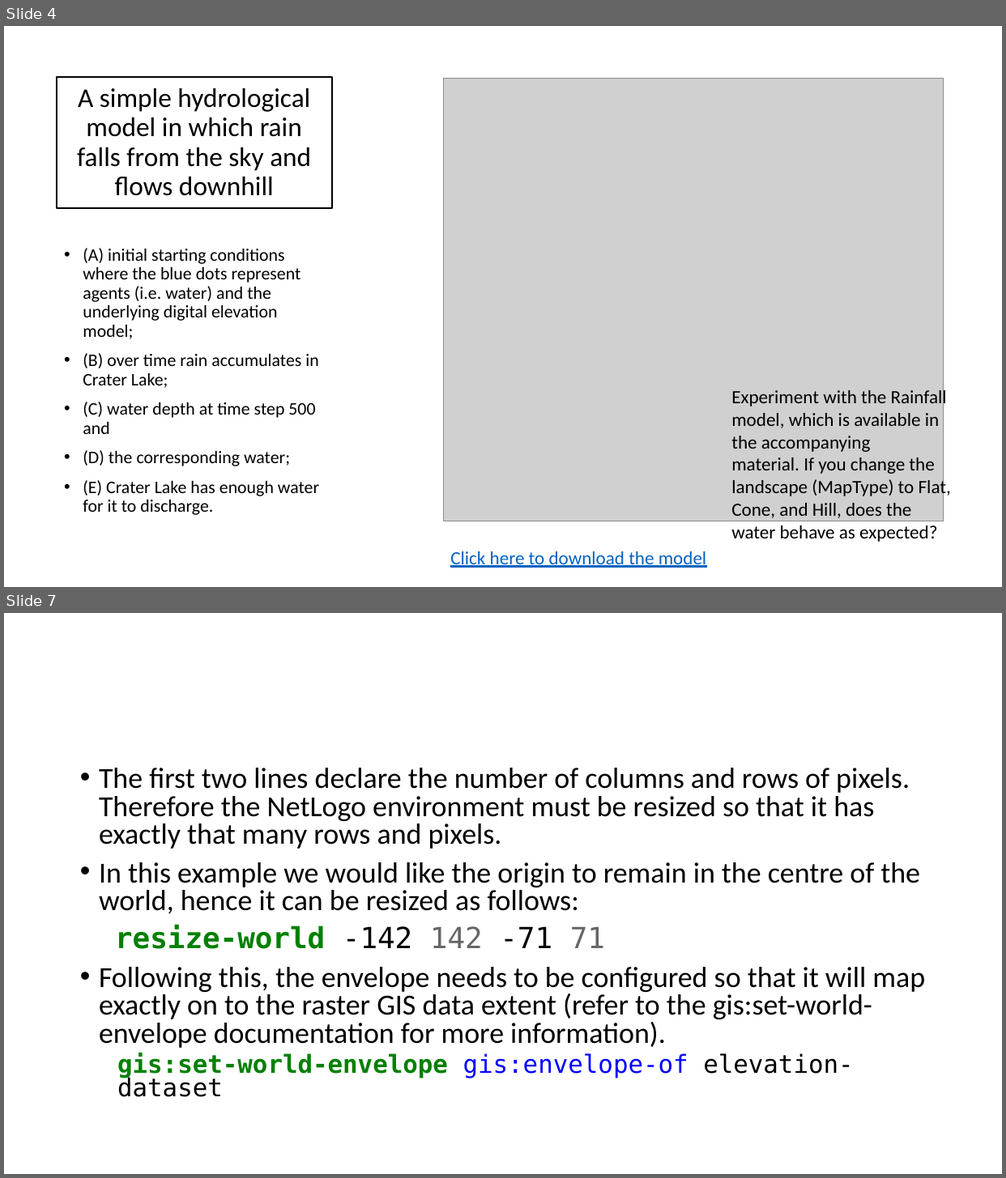
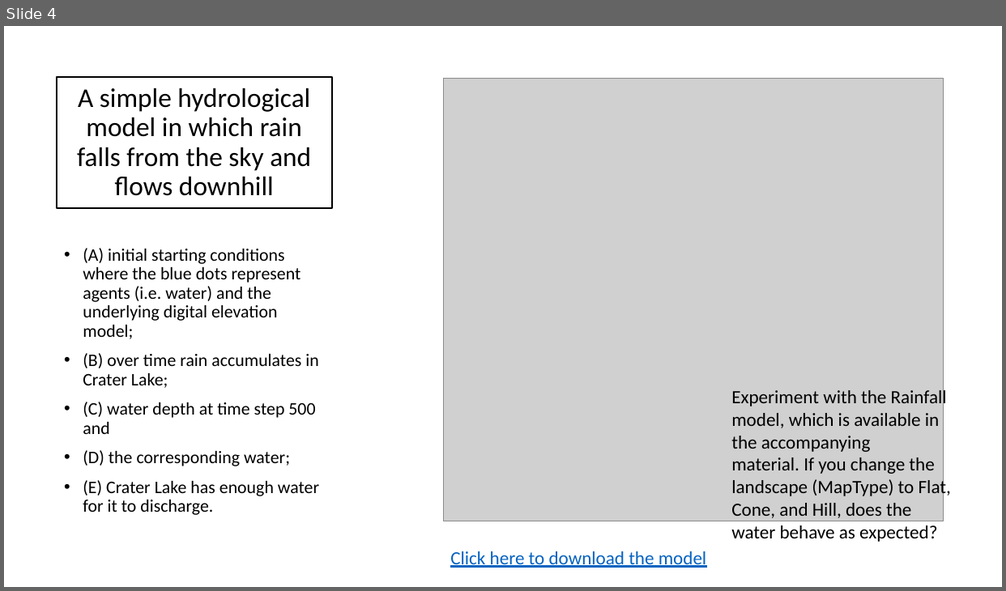
Before and after one commit to abmgis/abmgis, a slide deck: Chapter06-IntegratingABMandGIS/Chapter6_Tutorial.pptx. Shown one above the other, each under a label of ours: slides 4 and 7 before the commit, slide 4 after it; the slides between them are not shown. The pictures are 1006x1178 and 1006x591 pixels, drawn with LibreOffice and Linux fonts; fonts in the diff are those of the drawing; grey boxes stand for pictures. Boxes give left, top, right and bottom in pixels: in the first picture for what was removed or moved away, otherwise in the second. Text is boxed around its words. In the diff, an @@ line names an element or a change of style, - is before the commit and + after.

```diff
--- a/Chapter06-IntegratingABMandGIS/Chapter6_Tutorial.pptx
+++ b/Chapter06-IntegratingABMandGIS/Chapter6_Tutorial.pptx
@@ slide 7 removed at [4,613,1002,1174], background #FFFFFF @@
@@ text removed at [99,768,925,1097] @@
-• The first two lines declare the number of columns and rows of pixels. Therefore the NetLogo environment must be resized so that it has exactly that many rows and pixels.
-• In this example we would like the origin to remain in the centre of the world, hence it can be resized as follows:
-resize-world -142 142 -71 71
-• Following this, the envelope needs to be configured so that it will map exactly on to the raster GIS data extent (refer to the gis:set-world-envelope documentation for more information).
-  gis:set-world-envelope gis:envelope-of elevation-dataset
```
Also in this commit, not shown: 1 slide added, 5 other slides removed, 2 other files.
